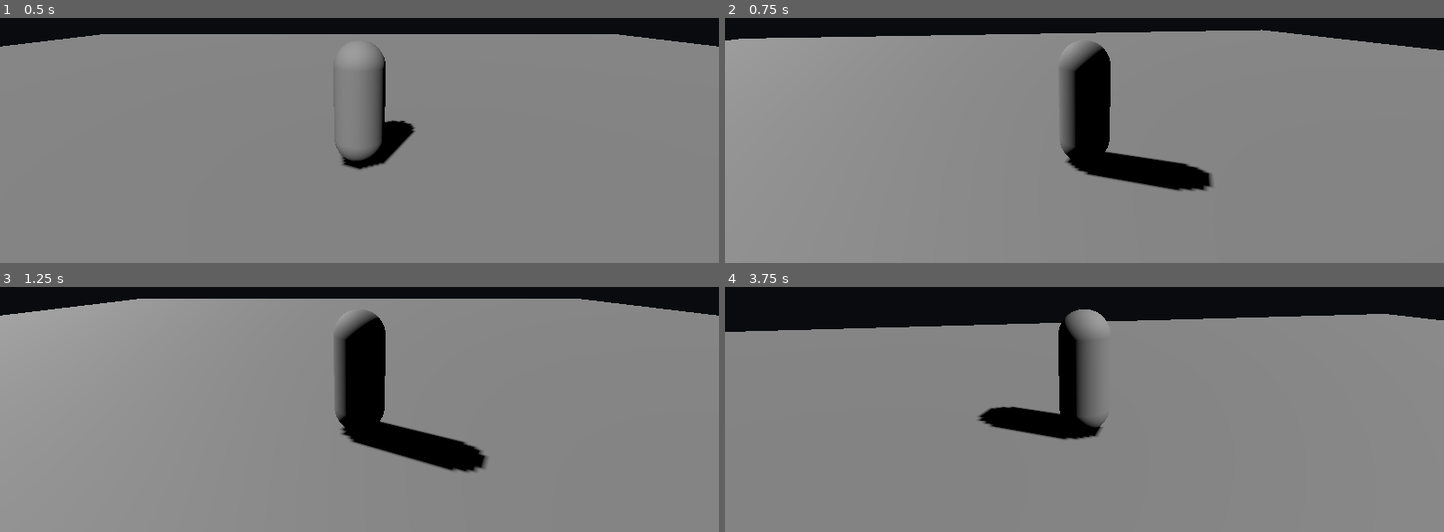
Above: before the commit, frames 1-4 (two rows, left to right).
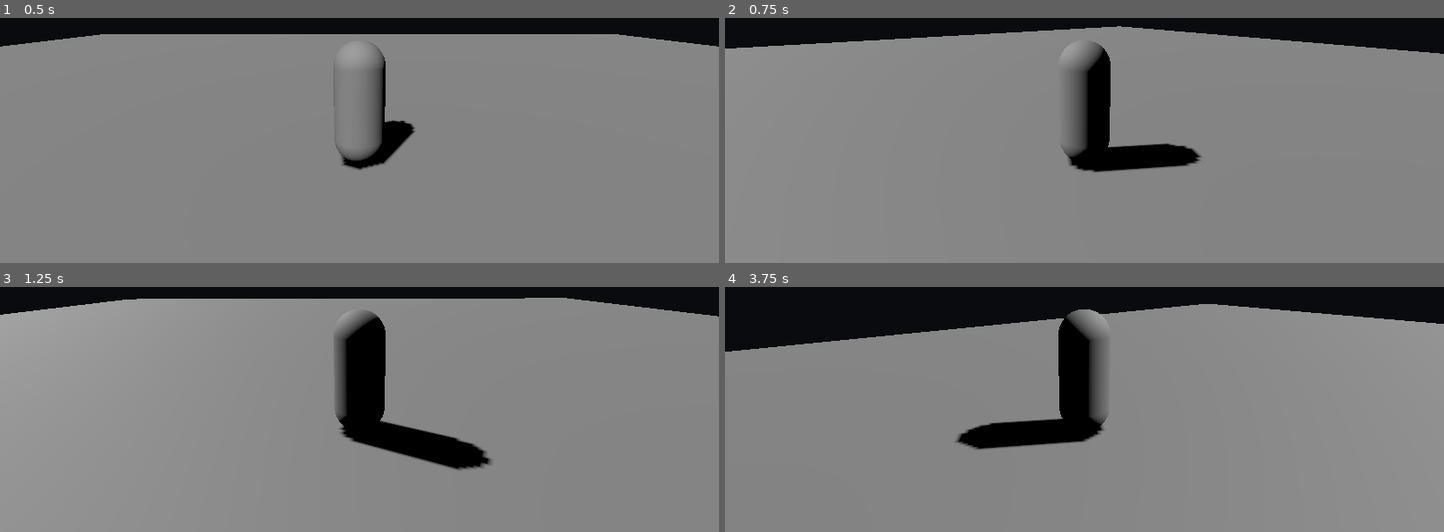
Above: after the commit, the same moments.

Repository: rilldudexs-glitch/Aetherion-wrath-of-fallen-angel
Game: Godot game, scene res://scenes/main.tscn
Same seed, same stepped clock (60 frames per second), same inputs: the game is played once before the commit and once after it.
Inputs (mouse positions are in pixels of both pictures, inside the frame that each line leads up to):
- Up to frame 1 (0.5 s): no input
- Up to frame 2 (0.75 s): tap Enter at 0.5 s; move the mouse to (1242, 40) at 0.52 s; hold D (move_right) from 0.53 s (still down); tap Space (dodge) at 0.6 s
- Up to frame 3 (1.25 s): keep holding D (move_right)
- Up to frame 4 (3.75 s): move the mouse to (940, 350) at 1.27 s; release D (move_right) at 1.28 s; hold S (move_back) 1.28-2.03 s; tap Space (dodge) at 1.35, 2.3, 3.05, 3.6 s; move the mouse to (outside the picture) at 2.02 s; hold D (move_right) 2.03-2.78 s; tap K (heavy_attack) at 2.1 s; move the mouse to (1048, 411) at 2.77 s; hold W (move_forward) 2.78-3.53 s; tap J (light_attack) at 2.85 s; move the mouse to (1300, 389) at 3.52 s; hold A (move_left) from 3.53 s (still down)

Frame 1 is identical in both runs. In frame 2, 5.1% of the frame differs, in the area x 0-100%, y 3-71%; in frame 3, 0.6%; in frame 4, 6.2%, in the area x 0-100%, y 6-67%.

Commit message:
Route dodge through player movement state

Diff:
--- a/scripts/player/player_combat_controller.gd
+++ b/scripts/player/player_combat_controller.gd
@@ -14,7 +14,6 @@
 @onready var combat: CombatComponent = player.get_node_or_null("CombatComponent") as CombatComponent
 
 var attack_timer: float = 0.0
-var dodge_timer: float = 0.0
 var combo_timer: float = 0.0
 var combo_step: int = 0
 var dodge_direction := Vector3.ZERO
@@ -29,12 +28,7 @@
 	if combo_timer <= 0.0:
 		combo_step = 0
 
-	if dodge_timer > 0.0:
-		dodge_timer -= delta
-		player.velocity.x = dodge_direction.x * dodge_speed
-		player.velocity.z = dodge_direction.z * dodge_speed
-		if dodge_timer <= 0.0 and combat:
-			combat.invulnerable = false
+	if player.is_dodging():
 		return
 
 	if Input.is_action_just_pressed("dodge"):
@@ -53,10 +47,8 @@
 	if direction.length_squared() < 0.01:
 		direction = -player.global_transform.basis.z
 	dodge_direction = direction.normalized()
-	dodge_timer = dodge_duration
+	player.start_dodge(dodge_direction, dodge_speed, dodge_duration)
 	attack_timer = maxf(attack_timer, dodge_duration)
-	if combat:
-		combat.invulnerable = true
 
 func _perform_attack(heavy: bool) -> void:
 	attack_timer = attack_cooldown
